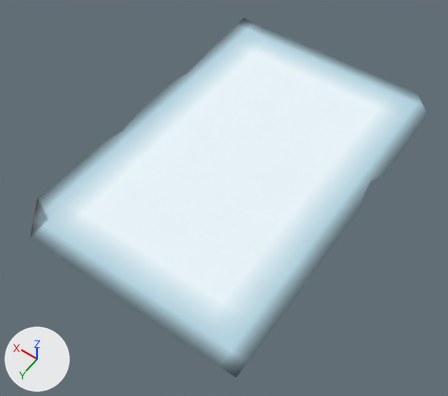
One commit to the OBJ model Assets/Models/note.obj: the scene before it, then after it.
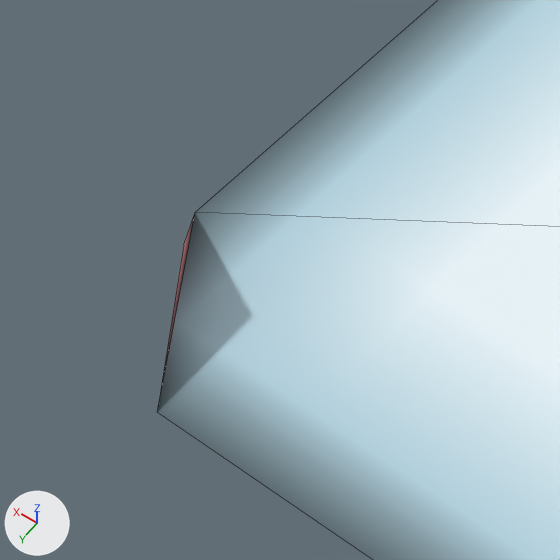
Each version appears first whole from a camera (50 mm lens) standing at (-0.225, 0.343, 0.49) and looking at (-0.007, 0.038, 0.011), and next in a close-up on the part from 0% to 24% of the width and 40% to 67% of the height. Lighting does not change. The marker at lower left points along +X, +Y and +Z. The last two pictures show the newer version. The close-ups show mesh edges as thin lines. Where no turn or scale is listed for an object, it has been applied to the vertices.
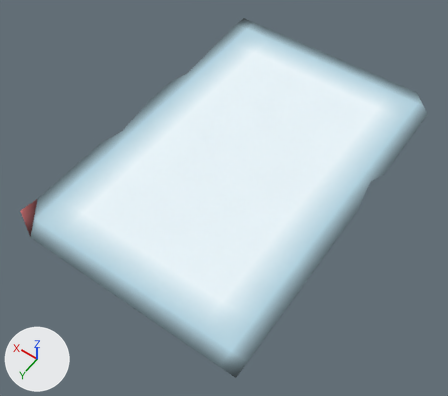
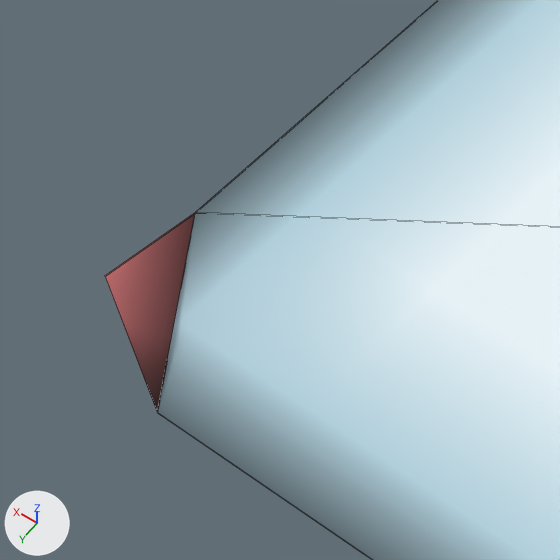
Commit message: Changed the note model

Boxes [x1, y1, x2, y2] around the edits, measured in the close-ups (560 x 560 px; the box of a moved part takes in the faces that stretch with it):
'plane', reshaped: before [157, 0, 560, 560]; after [105, 0, 560, 560]
part 1 of me_plane, moved or reshaped: before [158, 214, 195, 406]; after [105, 213, 195, 411]

What the commit changed:
me_plane has 17 vertices, 10 faces and spans x -0.125..0.125, y -0.188..0.188, z 0.031..0.047.
me_plane is used by ob_plane; location (0.0, 0.0, 0.0).
Part 1, on me_plane:
Vertex 0 of me_plane moves from (0.109, 0.166, 0.047) to (0.116, 0.178, 0.047) at pixel (104, 275).
